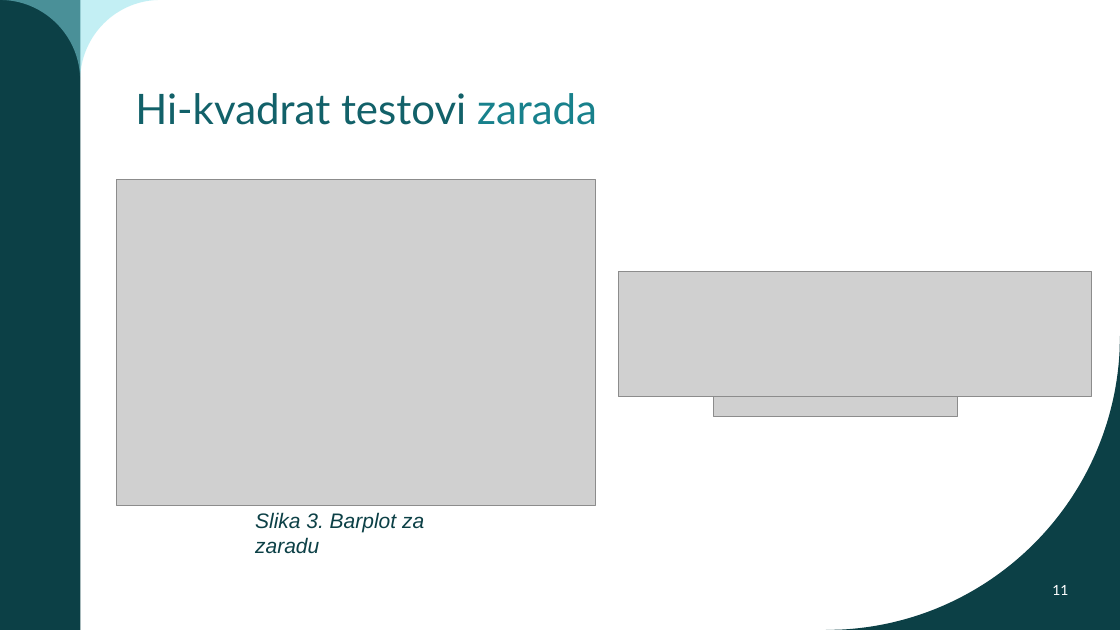
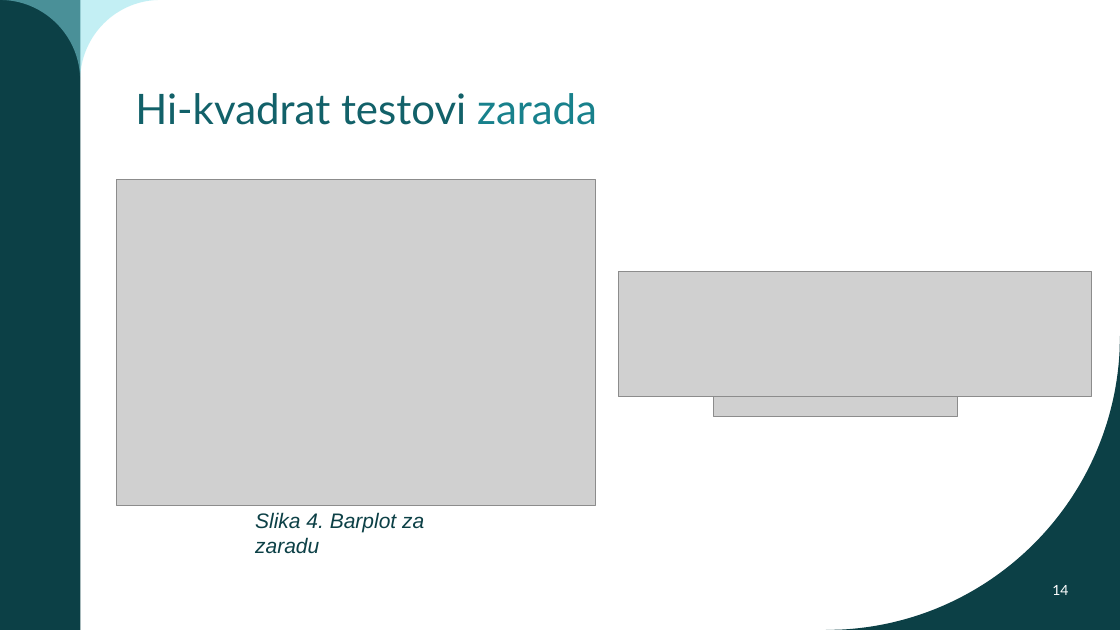
Before and after one commit to jfletcher20/diabetes-health-indicators-analysis, a slide deck: slide 14 of MULTIVARIJANTNA I DUBINSKA ANALIZA PODATAKA.pptx (slide 11 before the commit). Drawn at 1120x630 pixels with LibreOffice and Linux fonts; fonts in the diff are those of the drawing; grey boxes stand for pictures; background and template pictures are left out. Boxes give left, top, right and bottom in pixels: in the first picture for what was removed or moved away, otherwise in the second. Text is boxed around its words. In the diff, an @@ line names an element or a change of style, - is before the commit and + after.

```diff
--- a/MULTIVARIJANTNA I DUBINSKA ANALIZA PODATAKA.pptx
+++ b/MULTIVARIJANTNA I DUBINSKA ANALIZA PODATAKA.pptx
@@ text at bbox=[255, 512, 424, 554]: text changed @@
-Slika 3. Barplot za zaradu
+Slika 4. Barplot za zaradu
@@ page number at bbox=[1052, 585, 1068, 595]: text changed @@
-11
+14
```
Also in this commit, not shown: 7 other slides changed, 13 slides added, 9 slides removed, 11 other files.
